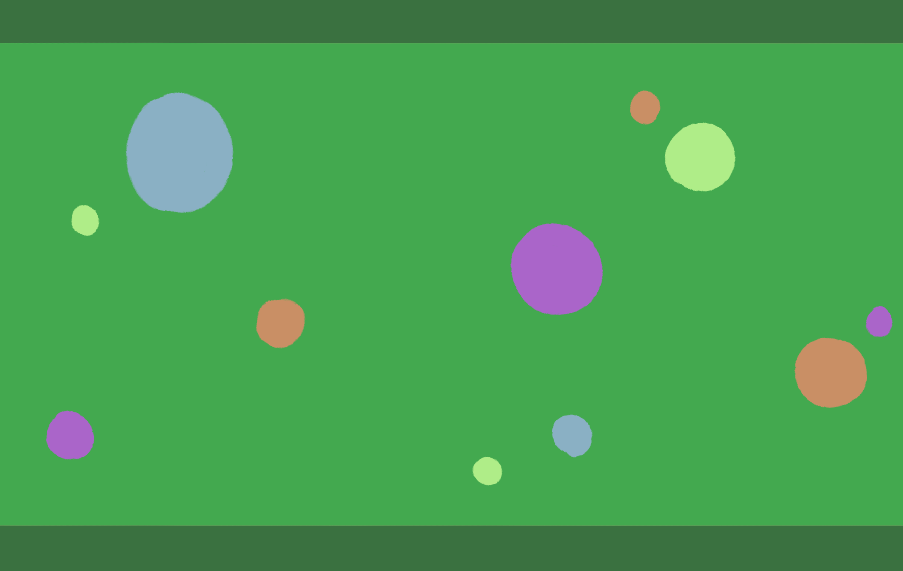
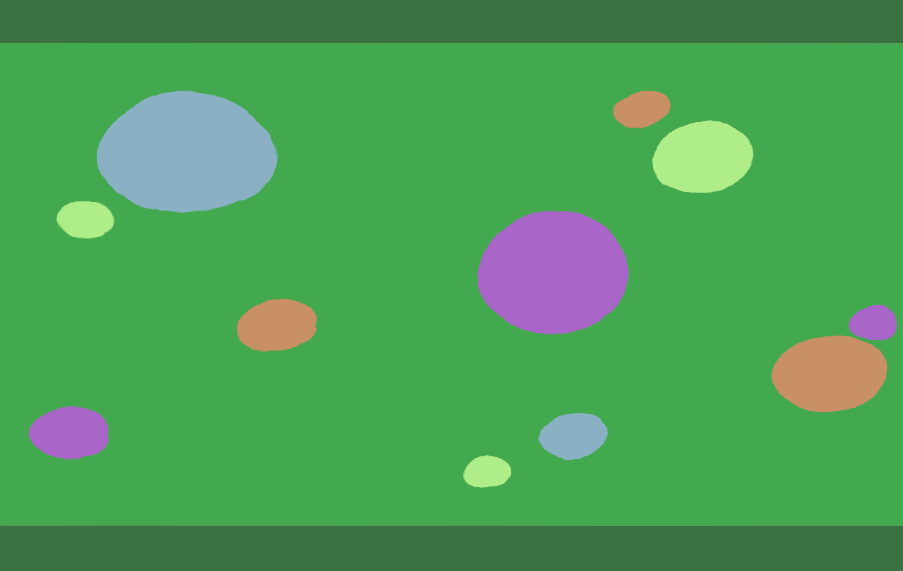
Comparing the layer stacks of the two (903, 571) images. Changes:
painted on "Calque 3" over [28, 90, 897, 488]
